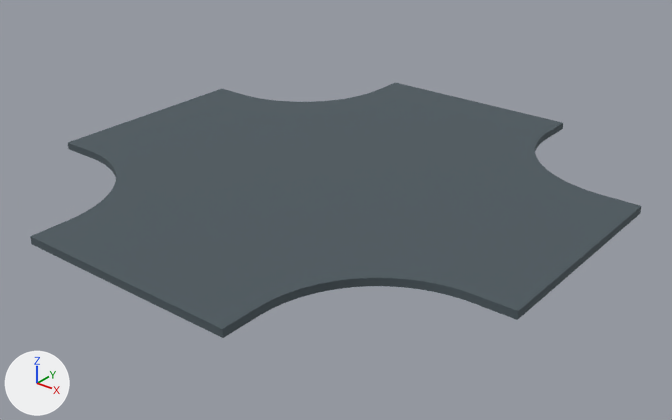
An edit to the glTF model Resource/Export/RoadPlan/Parts/RoadPlan_X_2L_Surface.glb, drawn before and after from the same camera.
Both versions are drawn from a camera (50 mm lens) standing at (13.82, -17.14, 9.57) and looking at (0.31, -0.25, -0.9). Lighting does not change. The marker at lower left points along +X, +Y and +Z. The picture after the commit comes second. Vertices at exactly the same position are counted once.

Objects in the first picture: 'RoadPlan_X_2L_Surface'.
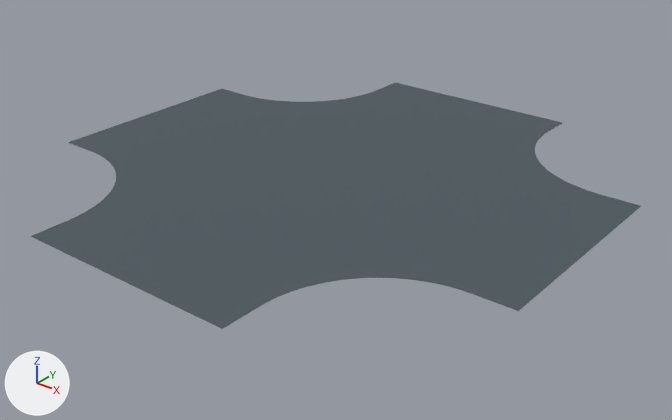
Commit message: 건축·환경·RoadPlan 도로 모델 갱신

Location of each change, [x1, y1, x2, y2] in pixels of the pictures (672 x 420 px):
'RoadPlan_X_2L_Surface', reshaped
    before: [30, 83, 641, 338]
    after: [31, 83, 641, 329]
part 1 of me_roadplan_x_2l_surface_mesh_001, deleted
    before: [30, 123, 641, 338]

What the commit changed:
me_roadplan_x_2l_surface_mesh_001 is used by ob_roadplan_x_2l_surface; location (0.0, 0.0, 0.0).
me_roadplan_x_2l_surface_mesh_001 had 248 vertices, 492 faces and spanned x -7.0..7.0, y -7.0..7.0, z -0.2..0.0.
me_roadplan_x_2l_surface_mesh_001 now has 124 vertices, 122 faces and spans x -7.0..7.0, y -7.0..7.0, z 0.0.
Part 1, on me_roadplan_x_2l_surface_mesh_001:
124 vertices are removed from x -7.0..7.0, y -7.0..7.0, z -0.2.
370 faces are deleted.
